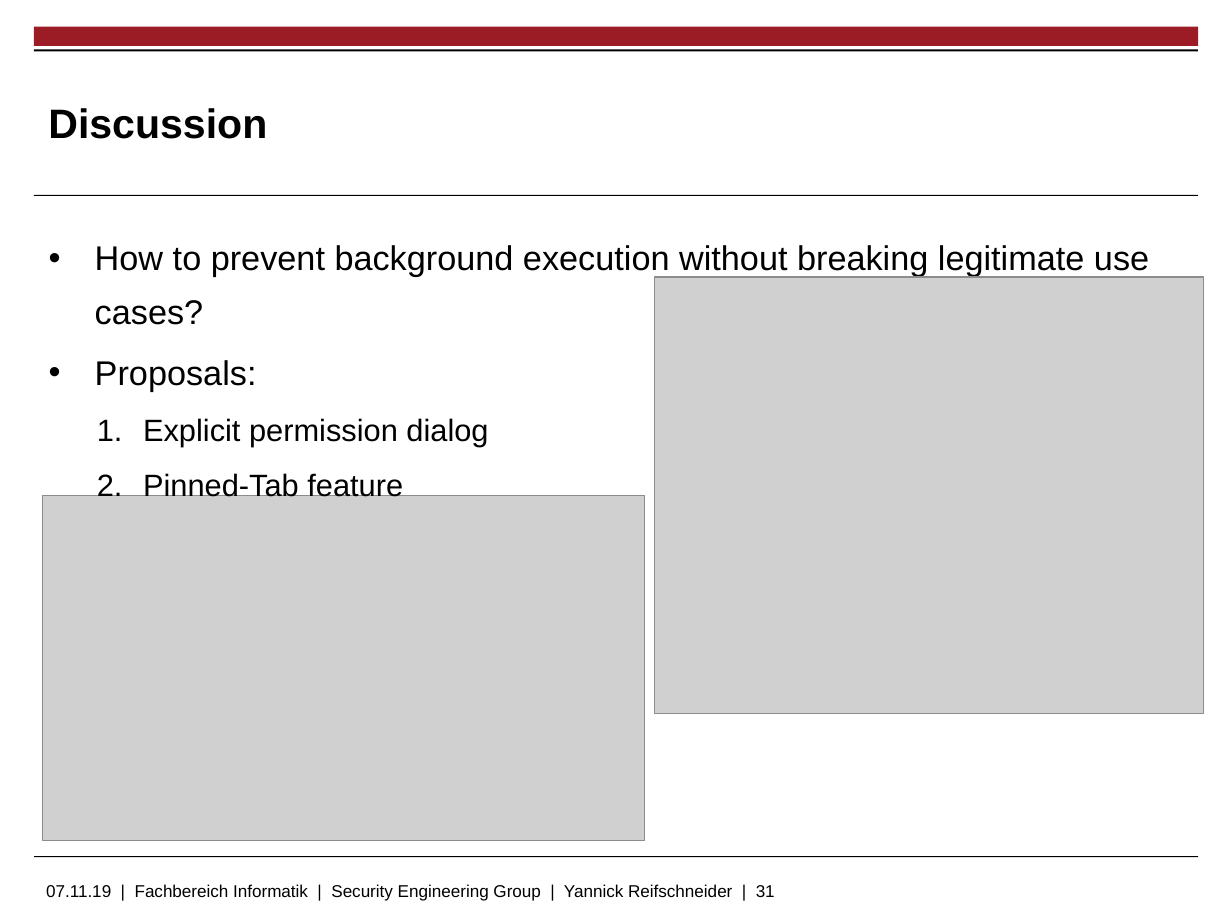
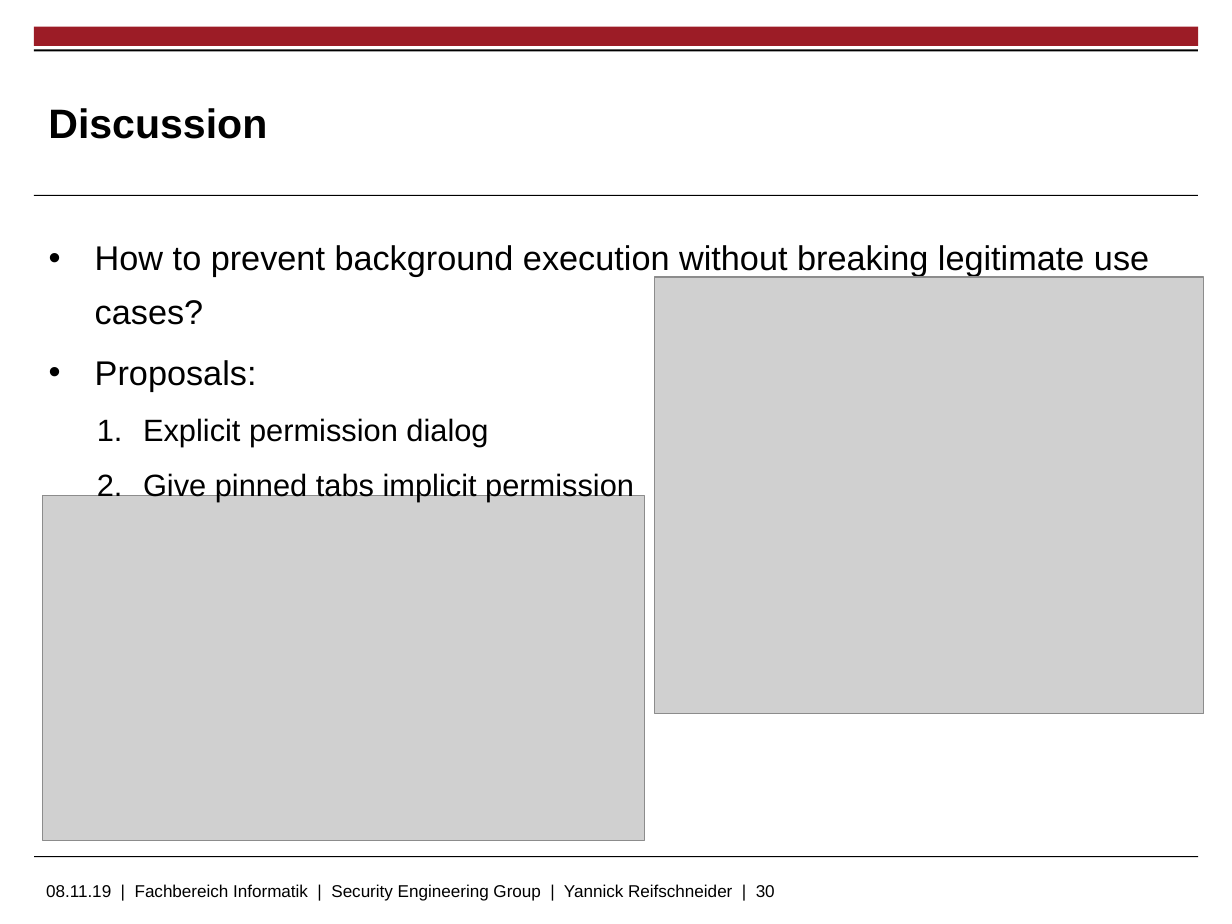
Before and after one commit to skidr0w/background-execution, a slide deck: slide 30 of thesis/slides.pptx (slide 31 before the commit). Drawn at 1232x924 pixels with LibreOffice and Linux fonts; fonts in the diff are those of the drawing; grey boxes stand for pictures; background and template pictures are left out. Boxes give left, top, right and bottom in pixels: in the first picture for what was removed or moved away, otherwise in the second. Text is boxed around its words. In the diff, an @@ line names an element or a change of style, - is before the commit and + after.

```diff
--- a/thesis/slides.pptx
+++ b/thesis/slides.pptx
@@ text at (x1=143, y1=472, x2=634, y2=502): text changed @@
-    2. Pinned-Tab feature
+    2. Give pinned tabs implicit permission
@@ text at (x1=46, y1=884, x2=775, y2=901): text changed @@
-07.11.19 | Fachbereich Informatik | Security Engineering Group | Yannick Reifschneider | 31
+08.11.19 | Fachbereich Informatik | Security Engineering Group | Yannick Reifschneider | 30
```
Also in this commit, not shown: 17 other slides changed, 2 slides added, 3 slides removed.
